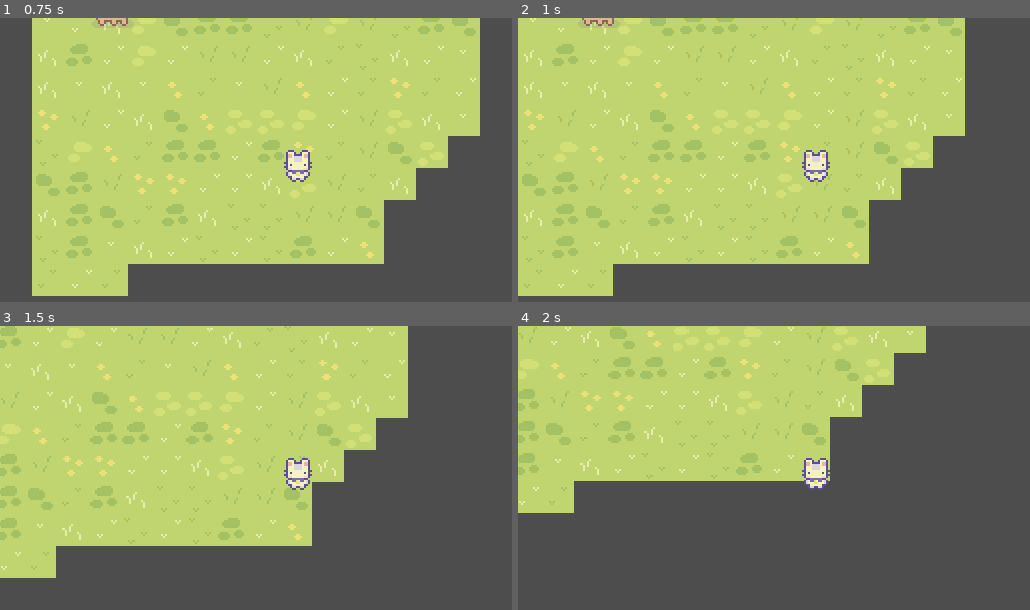
Above: before the commit, frames 1-4 (two rows, left to right).
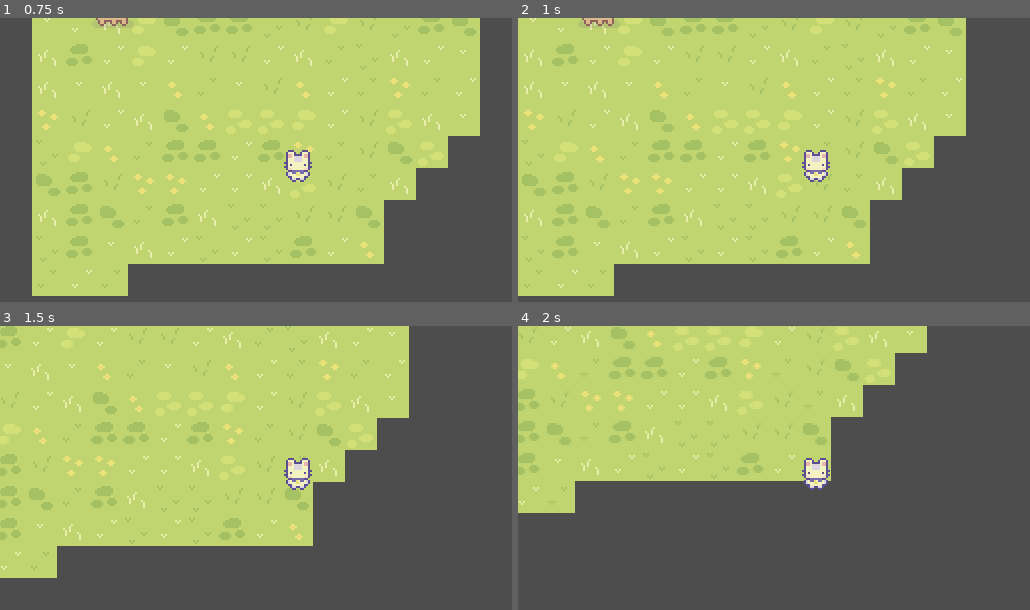
Above: after the commit, the same moments.

Repository: iamsoydev/cjs2026
Game: Godot game, scene res://src/game/game.tscn
Two runs of this game, one before a commit and one after it. Both use one fixed random seed, a clock stepped at 60 frames per second and the inputs below.
Inputs:
- Up to frame 1 (0.75 s): tap Enter at 0.5 s; hold D (walk_right) from 0.53 s (still down); hold E (interact) from 0.53 s (still down)
- Up to frame 2 (1 s): keep holding D (walk_right); keep holding E (interact)
- Up to frame 3 (1.5 s): release D (walk_right) at 1.28 s; release E (interact) at 1.28 s; hold S (walk_down) from 1.28 s (still down); tap E (interact) at 1.35 s
- Up to frame 4 (2 s): keep holding S (walk_down)

Frame 1 is identical in both runs. In frame 2, 0.2% of the frame differs, in the area x 18-88%, y 0-98%; in frame 3, 0.6%, in the area x 5-80%, y 0-89%; in frame 4, 0.4%.

Commit message:
Redesigning how the interaction system works

Diff:
--- /dev/null
+++ b/assets/data/dialogue/test-cow/dia_init.tres
@@ -0,0 +1,8 @@
+[gd_resource type="Resource" script_class="DialogueData" format=3 uid="uid://d0i15bna3du84"]
+
+[ext_resource type="Script" uid="uid://dxwsx41tr2joe" path="res://src/dialogue/dialogue_data.gd" id="1_fd1a5"]
+
+[resource]
+script = ExtResource("1_fd1a5")
+text = "Hi! My name is Mary! I am a cow! If you can read this that means this segment of the game works! Yay!"
+metadata/_custom_type_script = "uid://dxwsx41tr2joe"
--- a/project.godot
+++ b/project.godot
@@ -15,6 +15,10 @@
 run/main_scene="uid://dpunca036apws"
 config/features=PackedStringArray("4.7", "GL Compatibility")
 config/icon="uid://3ir38nw6lxj3"
+
+[autoload]
+
+SignalEvents="*uid://rlsilt5uvyhm"
 
 [display]
 
--- /dev/null
+++ b/src/actor/actor.gd
@@ -0,0 +1,9 @@
+class_name Actor
+extends CharacterBody2D
+
+@onready var interaction_node: InteractionNode = $InteractionNode
+@onready var interaction_cooldown_timer: Timer = $InteractionCooldownTimer
+
+
+func _on_interaction_cooldown_timer_timeout() -> void:
+	pass # Replace with function body.
--- a/src/actor/actor.tscn
+++ b/src/actor/actor.tscn
@@ -1,17 +1,29 @@
 [gd_scene format=3 uid="uid://bjc5lpk52l24j"]
+
+[ext_resource type="Script" uid="uid://dtmq6xnyinb44" path="res://src/actor/actor.gd" id="1_kidy7"]
+[ext_resource type="Script" uid="uid://bmxrdyryqdcs7" path="res://src/interaction-node/interaction_node.gd" id="2_lxq7m"]
 
 [node name="Actor" type="CharacterBody2D" unique_id=879439776]
 collision_layer = 2
 collision_mask = 0
 motion_mode = 1
+script = ExtResource("1_kidy7")
 
 [node name="Sprite2D" type="Sprite2D" parent="." unique_id=360605713]
 
 [node name="AnimationPlayer" type="AnimationPlayer" parent="." unique_id=1896942362]
 
-[node name="InteractionArea2D" type="Area2D" parent="." unique_id=1754246217]
+[node name="InteractionNode" type="Area2D" parent="." unique_id=1808578823]
 collision_layer = 4
+collision_mask = 4
+script = ExtResource("2_lxq7m")
+cooldown_timer_npath = NodePath("../InteractionCooldownTimer")
+metadata/_custom_type_script = "uid://bmxrdyryqdcs7"
 
-[node name="CollisionShape2D" type="CollisionShape2D" parent="InteractionArea2D" unique_id=294771808]
+[node name="CollisionShape2D2" type="CollisionShape2D" parent="InteractionNode" unique_id=294771808]
 
 [node name="CollisionShape2D" type="CollisionShape2D" parent="." unique_id=97534408]
+
+[node name="InteractionCooldownTimer" type="Timer" parent="." unique_id=735523175]
+
+[connection signal="timeout" from="InteractionCooldownTimer" to="." method="_on_interaction_cooldown_timer_timeout"]
--- a/src/actor/cow.tscn
+++ b/src/actor/cow.tscn
@@ -2,9 +2,11 @@
 
 [ext_resource type="PackedScene" uid="uid://bjc5lpk52l24j" path="res://src/actor/actor.tscn" id="1_8urb2"]
 [ext_resource type="Texture2D" uid="uid://dxrtr01142b6p" path="res://assets/img/Animals/Cow/Free Cow Sprites.png" id="2_ry2c7"]
+[ext_resource type="Script" uid="uid://djbls8rymvdps" path="res://src/dialogue/dialogue_node.gd" id="3_yn2ut"]
+[ext_resource type="Resource" uid="uid://d0i15bna3du84" path="res://assets/data/dialogue/test-cow/dia_init.tres" id="4_tkbeq"]
 
-[sub_resource type="RectangleShape2D" id="RectangleShape2D_rcq38"]
-size = Vector2(19, 10)
+[sub_resource type="RectangleShape2D" id="RectangleShape2D_pa22y"]
+size = Vector2(17, 10)
 
 [sub_resource type="CircleShape2D" id="CircleShape2D_kidy7"]
 radius = 4.0
@@ -18,10 +20,15 @@
 hframes = 3
 vframes = 2
 
-[node name="CollisionShape2D" parent="InteractionArea2D" parent_id_path=PackedInt32Array(1754246217) index="0" unique_id=294771808]
-position = Vector2(16.5, 21)
-shape = SubResource("RectangleShape2D_rcq38")
+[node name="CollisionShape2D2" parent="InteractionNode" parent_id_path=PackedInt32Array(1808578823) index="0" unique_id=294771808]
+position = Vector2(15.5, 22)
+shape = SubResource("RectangleShape2D_pa22y")
 
-[node name="CollisionShape2D" parent="." index="3" unique_id=97534408]
+[node name="InteractionArea2D#CollisionShape2D" type="CollisionShape2D" parent="." index="3" unique_id=97534408]
 position = Vector2(15, 22)
 shape = SubResource("CircleShape2D_kidy7")
+
+[node name="DialogueNode" type="Node" parent="." index="4" unique_id=1901457340]
+script = ExtResource("3_yn2ut")
+dialogue_data = ExtResource("4_tkbeq")
+metadata/_custom_type_script = "uid://djbls8rymvdps"
--- /dev/null
+++ b/src/autoload/signal_events.gd
@@ -0,0 +1,13 @@
+extends Node
+
+signal ui_dialogue_visibility_change_requested(is_visible: bool)
+signal ui_dialogue_present_requested(dialogue: DialogueData)
+signal ui_dialogue_end_requested
+signal ui_dialogue_next_segment_requested
+
+signal interaction_attempted(
+	interacting_npath: NodePath,
+	interacted_npath: NodePath,
+	source_npath: NodePath)
+signal interaction_started
+signal interaction_ended
--- /dev/null
+++ b/src/dialogue/dialogue_choice_data.gd
@@ -0,0 +1,4 @@
+class_name DialogueChoiceData
+extends DialogueData
+
+@export var choices: Array[DialogueData] = []
--- /dev/null
+++ b/src/dialogue/dialogue_data.gd
@@ -0,0 +1,6 @@
+class_name DialogueData
+extends Resource
+
+@export var speaker: String = "Anonymous"
+@export_multiline var text: String = "I am error."
+@export var next_dialogue: DialogueData = null
--- /dev/null
+++ b/src/dialogue/dialogue_node.gd
@@ -0,0 +1,4 @@
+class_name DialogueNode
+extends Node
+
+@export var dialogue_data: DialogueData = null
--- /dev/null
+++ b/src/game/game.gd
@@ -0,0 +1,77 @@
+extends Node
+
+@onready var dialogue_control: Control = $UI/RootControl/DialogueControl
+@onready var speaker_name_label: Label = $UI/RootControl/DialogueControl/Panel/SpeakerNameLabel
+@onready var rich_text_label: RichTextLabel = $UI/RootControl/DialogueControl/CenterContainer/DialoguePanelContainer/MarginContainer/RichTextLabel
+@onready var sub_viewport: SubViewport = $ViewportCanvasLayer/SubViewportContainer/SubViewport
+
+#TODO: Moves this out into its own system
+var loaded_dialogue_data: DialogueData
+var current_dialogue_data: DialogueData
+
+
+func _ready() -> void:
+	SignalEvents.ui_dialogue_visibility_change_requested.connect(
+		_on_ui_dialogue_visibility_change_requested)
+	SignalEvents.ui_dialogue_present_requested.connect(
+		_on_ui_dialogue_present_requested)
+	SignalEvents.interaction_attempted.connect(
+		_on_interaction_attempted
+	)
+	SignalEvents.ui_dialogue_next_segment_requested.connect(
+		_on_ui_dialogue_next_segment_requested
+	)
+
+func _input(event: InputEvent) -> void:
+	if event.is_action_pressed("interact") and dialogue_control.visible:
+		SignalEvents.ui_dialogue_next_segment_requested.emit()
+		print("Segment requested")
+
+func _on_interaction_attempted(
+	interacted_npath: NodePath,
+	interacting_npath: NodePath,
+	source_npath: NodePath
+) -> void:
+	print("interaction attempted")
+	var interacting_node: Node = get_node_or_null(interacting_npath)
+	var interacted_node: Node = get_node_or_null(interacted_npath)
+	var interaction_node: InteractionNode = get_node_or_null(source_npath)
+
+	if interacted_node and interacted_node.has_node("DialogueNode"):
+		if interaction_node:
+			interaction_node.start_interaction()
+			SignalEvents.interaction_ended.connect( func(): interaction_node.end_interaction() )
+		var d: DialogueNode = interacted_node.get_node("DialogueNode")
+		loaded_dialogue_data = d.dialogue_data
+		current_dialogue_data = d.dialogue_data
+		present_dialogue(current_dialogue_data)
+
+func _on_ui_dialogue_visibility_change_requested(is_visible: bool) -> void:
+	show_dialogue_ui() if is_visible else hide_dialogue_ui()
+
+func _on_ui_dialogue_present_requested(dialogue_data: DialogueData) -> void:
+	#TODO: Stop Controls
+	present_dialogue(dialogue_data)
+
+func _on_ui_dialogue_next_segment_requested() -> void:
+	current_dialogue_data = current_dialogue_data.next_dialogue
+	if not current_dialogue_data:
+		hide_dialogue_ui()
+		SignalEvents.interaction_ended.emit()
+	else:
+		present_dialogue(current_dialogue_data)
+
+func show_dialogue_ui() -> void:
+	dialogue_control.visible = true
+	sub_viewport.gui_disable_input = true
+
+func hide_dialogue_ui() -> void:
+	dialogue_control.visible = false
+	#TODO: I don't think this works as intended
+	print("interaction ended")
+	sub_viewport.gui_disable_input = false
+
+func present_dialogue(dialogue_data: DialogueData) -> void:
+	show_dialogue_ui()
+	speaker_name_label.text = dialogue_data.speaker
+	rich_text_label.text = dialogue_data.text
--- a/src/game/game.tscn
+++ b/src/game/game.tscn
@@ -1,8 +1,10 @@
 [gd_scene format=3 uid="uid://dpunca036apws"]
 
 [ext_resource type="PackedScene" uid="uid://cn46487meu4nl" path="res://src/location/location.tscn" id="1_qnjlk"]
+[ext_resource type="Script" uid="uid://dxt60seul3ija" path="res://src/game/game.gd" id="1_s6lek"]
 
 [node name="Game" type="Node" unique_id=2055753430]
+script = ExtResource("1_s6lek")
 
 [node name="ViewportCanvasLayer" type="CanvasLayer" parent="." unique_id=1100134841]
 
@@ -13,6 +15,7 @@
 [node name="SubViewport" type="SubViewport" parent="ViewportCanvasLayer/SubViewportContainer" unique_id=1743965284]
 disable_3d = true
 handle_input_locally = false
+snap_2d_vertices_to_pixel = true
 size = Vector2i(640, 360)
 render_target_update_mode = 4
 
@@ -23,10 +26,63 @@
 
 [node name="UI" type="CanvasLayer" parent="." unique_id=604954271]
 
-[node name="Control" type="Control" parent="UI" unique_id=1867943370]
+[node name="RootControl" type="Control" parent="UI" unique_id=1867943370]
 layout_mode = 3
 anchors_preset = 15
 anchor_right = 1.0
 anchor_bottom = 1.0
 grow_horizontal = 2
 grow_vertical = 2
+
+[node name="DialogueControl" type="Control" parent="UI/RootControl" unique_id=191184350]
+visible = false
+layout_mode = 1
+anchors_preset = 15
+anchor_right = 1.0
+anchor_bottom = 1.0
+grow_horizontal = 2
+grow_vertical = 2
+
+[node name="CenterContainer" type="CenterContainer" parent="UI/RootControl/DialogueControl" unique_id=1901877490]
+layout_mode = 1
+anchors_preset = -1
+anchor_top = 0.65000004
+anchor_right = 1.0
+anchor_bottom = 1.0
+offset_top = -1.5258789e-05
+grow_horizontal = 2
+grow_vertical = 0
+
+[node name="DialoguePanelContainer" type="PanelContainer" parent="UI/RootControl/DialogueControl/CenterContainer" unique_id=746431963]
+custom_minimum_size = Vector2(600, 100)
+layout_mode = 2
+
+[node name="MarginContainer" type="MarginContainer" parent="UI/RootControl/DialogueControl/CenterContainer/DialoguePanelContainer" unique_id=751035651]
+layout_mode = 2
+theme_override_constants/margin_left = 10
+theme_override_constants/margin_top = 20
+theme_override_constants/margin_right = 10
+theme_override_constants/margin_bottom = 10
+
+[node name="RichTextLabel" type="RichTextLabel" parent="UI/RootControl/DialogueControl/CenterContainer/DialoguePanelContainer/MarginContainer" unique_id=1439198377]
+layout_mode = 2
+theme_override_font_sizes/normal_font_size = 20
+text = "This is dialogue"
+
+[node name="Panel" type="PanelContainer" parent="UI/RootControl/DialogueControl" unique_id=1682977078]
+layout_mode = 1
+anchors_preset = -1
+anchor_left = 0.032
+anchor_top = 0.606
+anchor_right = 0.966
+anchor_bottom = 0.731
+offset_left = 26.519999
+offset_top = -0.16000366
+offset_right = -478.24
+offset_bottom = -0.16000366
+metadata/_edit_group_ = true
+
+[node name="SpeakerNameLabel" type="Label" parent="UI/RootControl/DialogueControl/Panel" unique_id=306383115]
+layout_mode = 2
+theme_override_font_sizes/font_size = 32
+text = "Name"
--- /dev/null
+++ b/src/interaction-node/interaction_node.gd
@@ -0,0 +1,18 @@
+class_name InteractionNode
+extends Area2D
+
+@export_node_path("Timer") var cooldown_timer_npath := NodePath()
+@onready var cooldown_timer: Timer = get_node(cooldown_timer_npath)
+
+func _ready() -> void:
+	cooldown_timer.timeout.connect( func(): monitorable = true )
+	# How do we know when the interaction is complete?
+
+func init_interaction(interacting_npath: NodePath) -> void:
+	SignalEvents.interaction_attempted.emit(owner.get_path(), interacting_npath, get_path())
+
+func start_interaction() -> void:
+	monitorable = false
+
+func end_interaction() -> void:
+	cooldown_timer.start()
--- a/src/player/player.gd
+++ b/src/player/player.gd
@@ -15,8 +15,8 @@
 	if event.is_action_pressed("interact"):
 		if ray_cast_2d.is_colliding():
 			var collider := ray_cast_2d.get_collider()
-			if collider is Node2D:
-				print("Player interacted with " + str(collider.get_parent().get_path()))
+			if collider is InteractionNode:
+				collider.init_interaction(get_path())
 
 
 
--- a/src/player/player.tscn
+++ b/src/player/player.tscn
@@ -132,3 +132,7 @@
 hit_from_inside = true
 collide_with_areas = true
 collide_with_bodies = false
+
+[node name="InteractionDelayTimer" type="Timer" parent="." unique_id=450339084]
+wait_time = 0.3
+one_shot = true
Not shown, added: src/actor/actor.gd.uid
Not shown, added: src/autoload/signal_events.gd.uid
Not shown, added: src/dialogue/dialogue_choice_data.gd.uid
Not shown, added: src/dialogue/dialogue_data.gd.uid
Not shown, added: src/dialogue/dialogue_node.gd.uid
Not shown, added: src/game/game.gd.uid
Not shown, added: src/interaction-node/interaction_node.gd.uid
